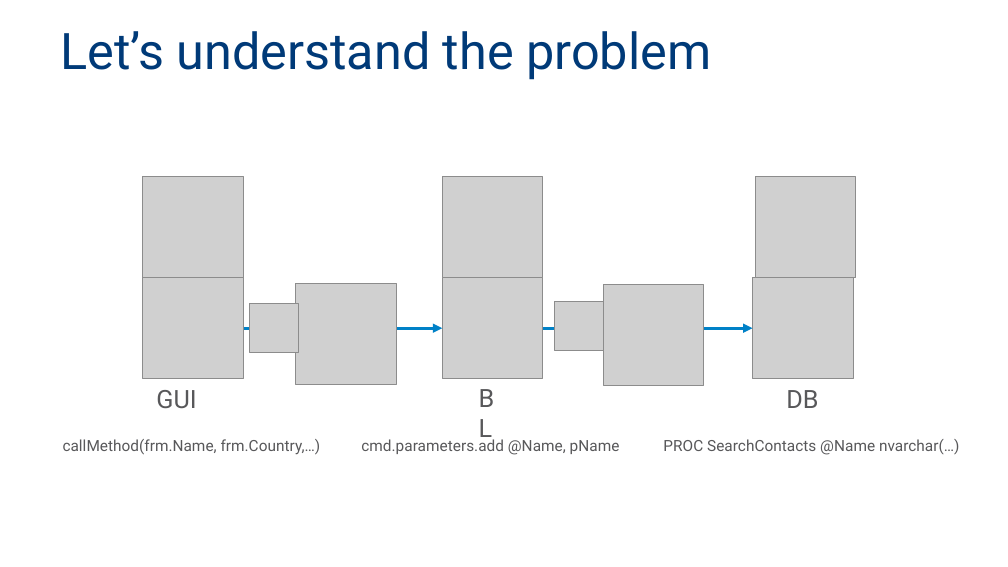
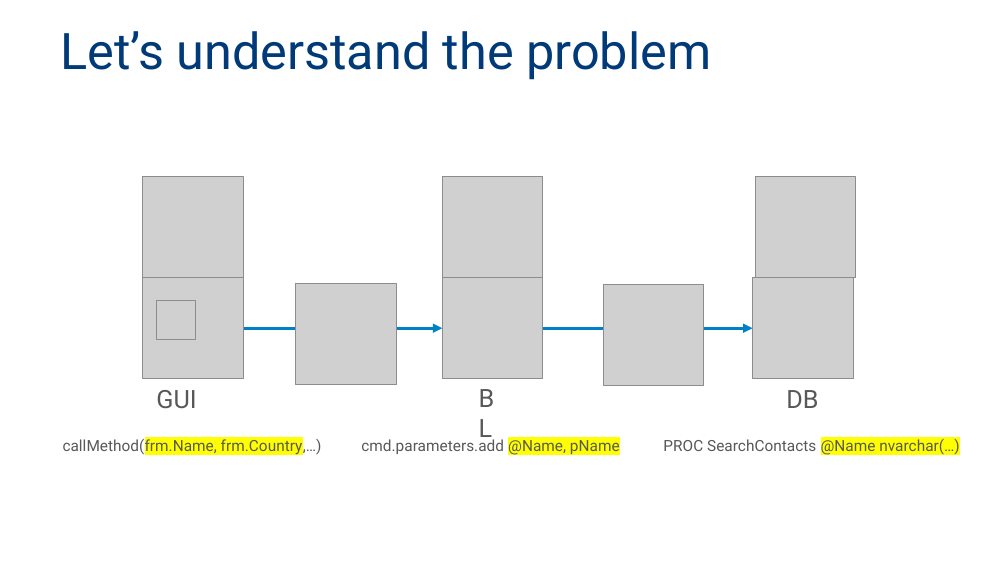
Before and after one commit to MadeiraData/DynamicFilters, a slide deck: slide 13 of DynamicFilters.pptx (slide 10 before the commit). Drawn at 1008x567 pixels with LibreOffice and Linux fonts; fonts in the diff are those of the drawing; grey boxes stand for pictures; background and template pictures are left out. Boxes give left, top, right and bottom in pixels: in the first picture for what was removed or moved away, otherwise in the second. Text is boxed around its words. In the diff, an @@ line names an element or a change of style, - is before the commit and + after.

```diff
--- a/DynamicFilters.pptx
+++ b/DynamicFilters.pptx
@@ picture added at (157, 300, 197, 340) @@
@@ picture removed at (250, 304, 298, 353) @@
@@ picture removed at (554, 302, 603, 351) @@
@@ text "callMethod(frm.Name, frm.Country,…)" at (63, 437, 322, 455): highlight none to #FFFF00 in "callMethod(frm.Name, frm.Country,…)" @@
@@ text "cmd.parameters.add @Name, pName" at (361, 439, 620, 455): highlight none to #FFFF00 in "@Name, pName" @@
@@ text "PROC SearchContacts @Name nvarchar(…)" at (663, 439, 959, 455): highlight none to #FFFF00 in "@Name nvarchar(…)" @@
```
Also in this commit, not shown: 6 other slides changed, 7 slides added, 1 slide removed, 6 other files.
